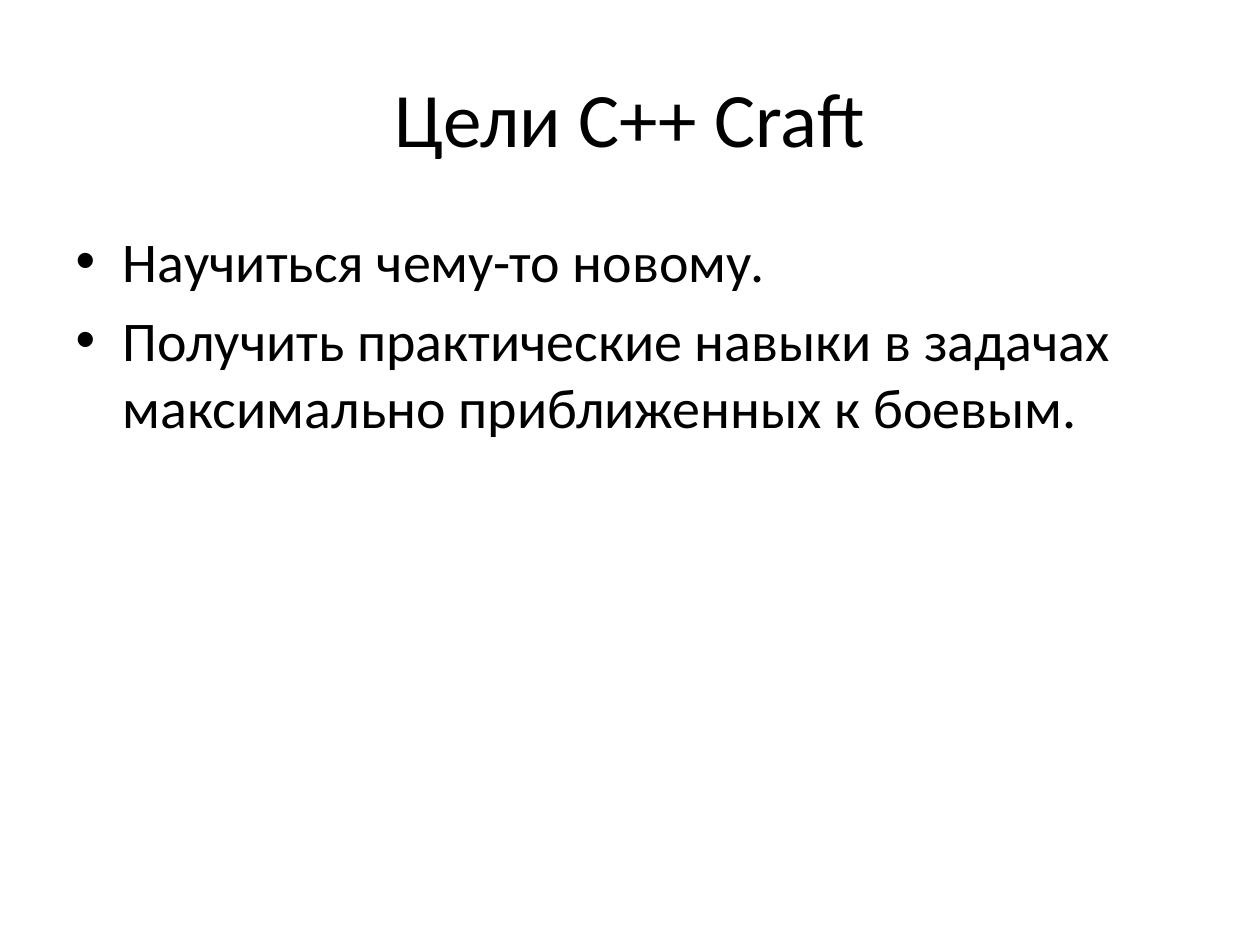
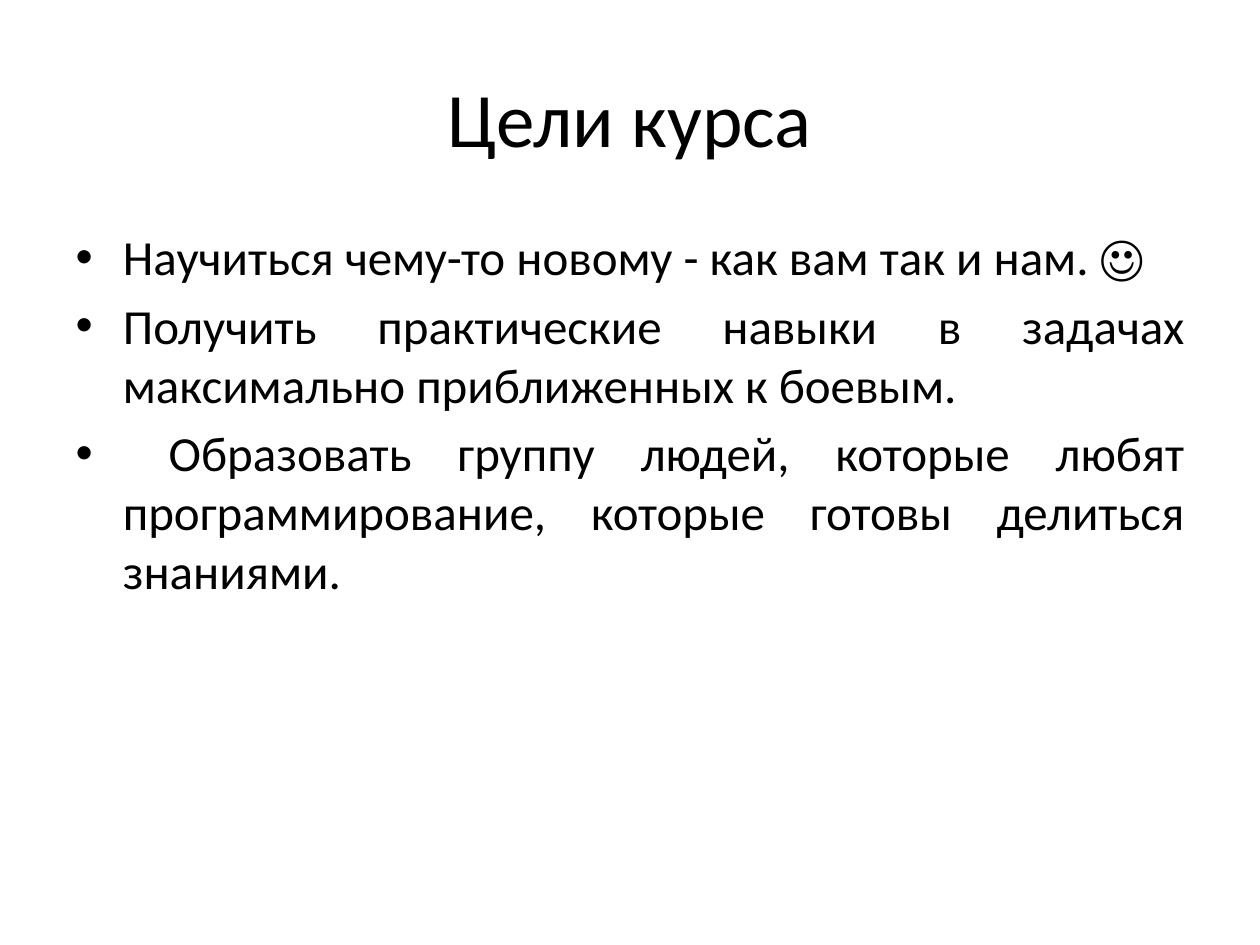
Before and after one commit to tscherkas/cpp_craft_1013, a slide deck: slide 3 of lections/cpp_craft_lec_1_part_1.pptx (slide 7 before the commit). Drawn at 1260x945 pixels with LibreOffice and Linux fonts; fonts in the diff are those of the drawing. Boxes give left, top, right and bottom in pixels: in the first picture for what was removed or moved away, otherwise in the second. Text is boxed around its words. In the diff, an @@ line names an element or a change of style, - is before the commit and + after.

```diff
--- a/lections/cpp_craft_lec_1_part_1.pptx
+++ b/lections/cpp_craft_lec_1_part_1.pptx
@@ title at <box>448,97,811,160</box>: text changed @@
-Цели C++ Craft
+Цели курса
@@ text at <box>123,243,1089,283</box>: text changed; size 32 to 28 pt @@
-• Научиться чему-то новому.
+• Научиться чему-то новому - как вам так и нам. ☺
@@ text at <box>123,312,1184,411</box>: size 32 to 28 pt in "Получить практические навыки в задачах максимально приближен ..."; alignment left to justified @@
@@ text at <box>123,437,1185,590</box>: paragraph added @@
+• Образовать группу людей, которые любят программирование, которые готовы делиться знаниями.
```
Also in this commit, not shown: 5 other slides changed, 2 slides added, 20 slides removed, 36 other files.
